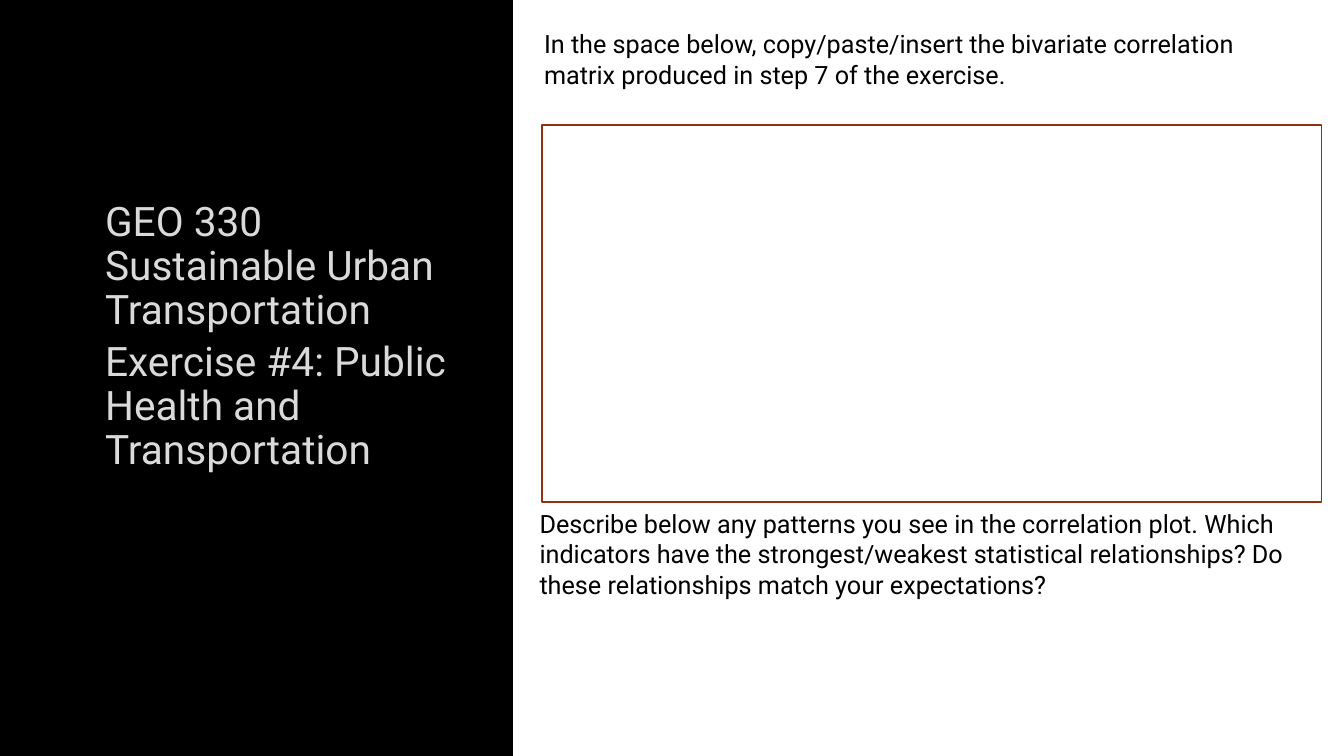
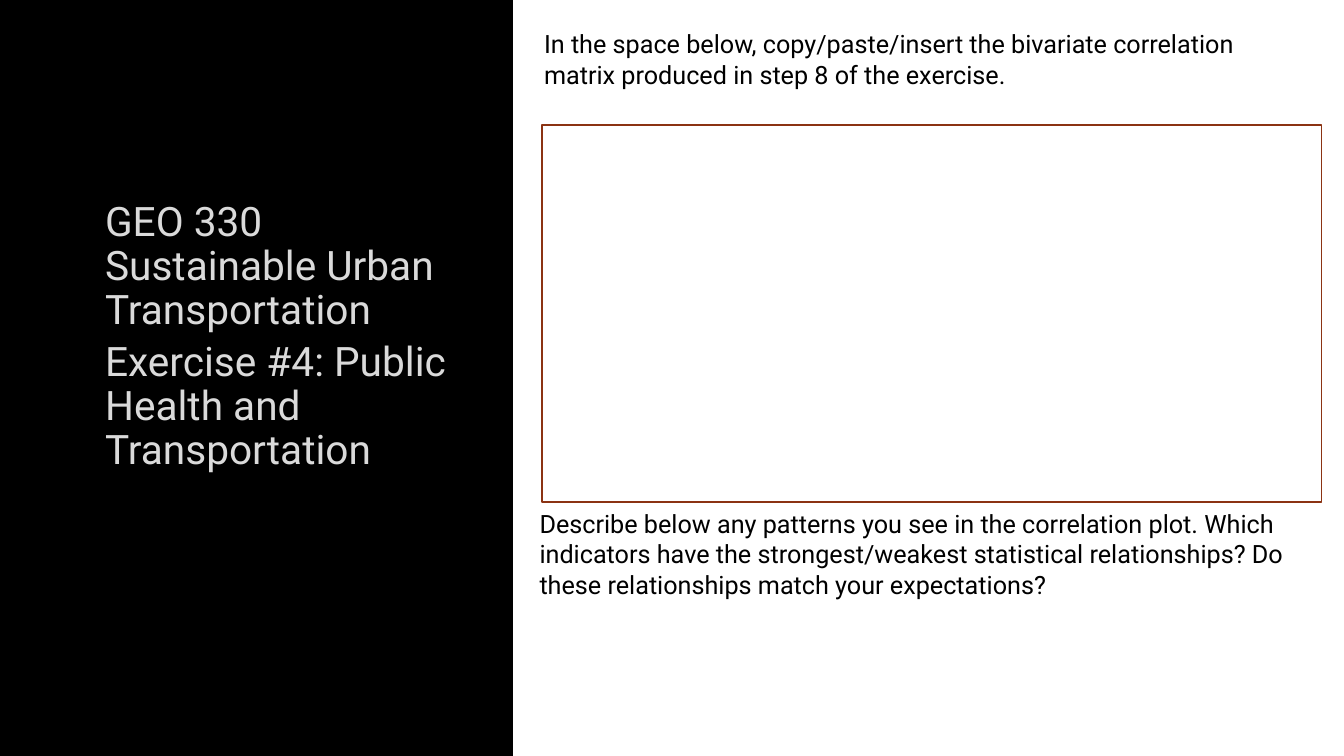
Before and after one commit to justenvirons/pedagogy, a slide deck: slide 1 of GEO330_2024_WinterQuarter/exercises/Exercise_04/slides/Exercise04_Template.pptx. Drawn at 1344x756 pixels with LibreOffice and Linux fonts; fonts in the diff are those of the drawing; background and template pictures are left out. Boxes give left, top, right and bottom in pixels: in the first picture for what was removed or moved away, otherwise in the second. Text is boxed around its words. In the diff, an @@ line names an element or a change of style, - is before the commit and + after.

Commit message:
update slides

```diff
--- a/GEO330_2024_WinterQuarter/exercises/Exercise_04/slides/Exercise04_Template.pptx
+++ b/GEO330_2024_WinterQuarter/exercises/Exercise_04/slides/Exercise04_Template.pptx
@@ text at (544, 34, 1233, 89): text changed @@
-In the space below, copy/paste/insert the bivariate correlation matrix produced in step 7 of the exercise.
+In the space below, copy/paste/insert the bivariate correlation matrix produced in step 8 of the exercise.
```
Also in this commit, not shown: 3 other slides changed, 1 other file.
